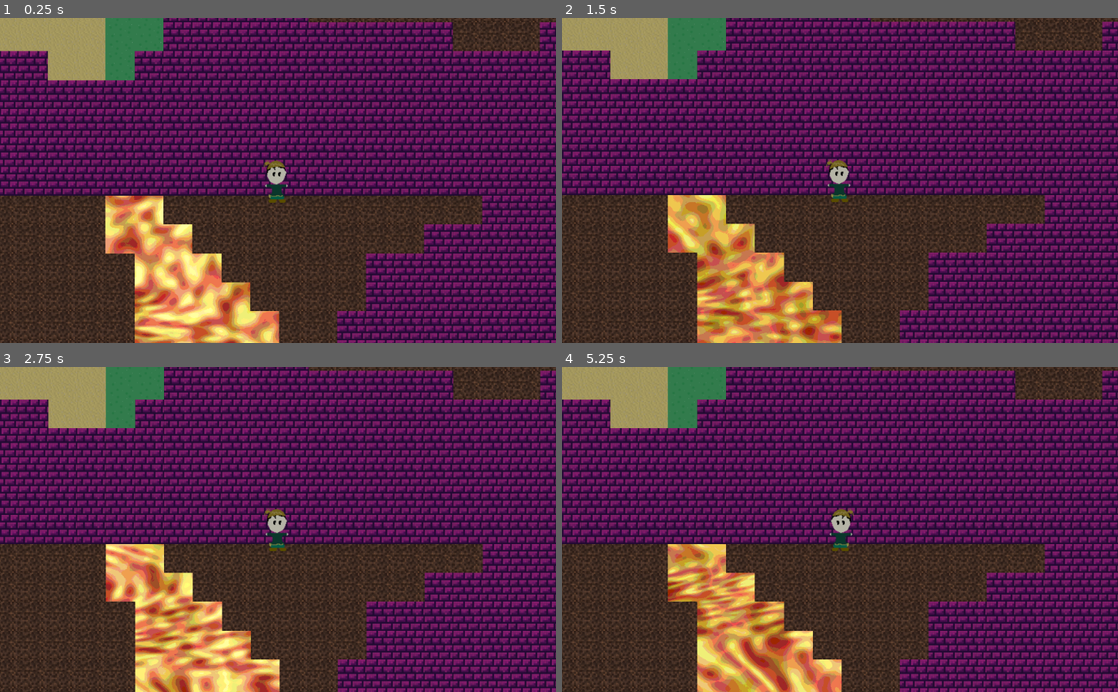
Above: before the commit, frames 1-4 (two rows, left to right).
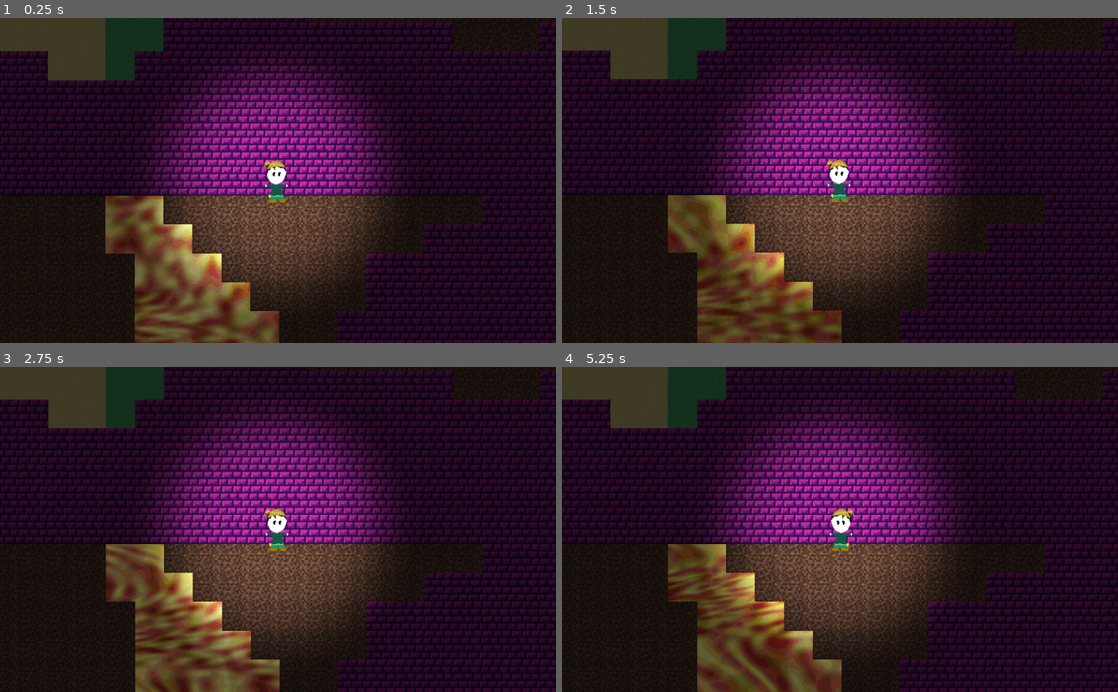
Above: after the commit, the same moments.

Repository: anhcraft/Dungeon
Game: Godot game, scene res://Main.tscn
The game is run twice, just before and just after one commit, with the same random seed, the same clock (stepped at 60 frames per second) and the same inputs.
Inputs:
- Up to frame 1 (0.25 s): no input
- Up to frame 2 (1.5 s): hold Right (ui_right) 0.53-1.28 s; hold Down (ui_down) from 1.28 s (still down)
- Up to frame 3 (2.75 s): release Down (ui_down) at 2.03 s; hold Right (ui_right) from 2.03 s (still down)
- Up to frame 4 (5.25 s): release Right (ui_right) at 2.78 s; hold Up (ui_up) 2.78-3.53 s; hold Left (ui_left) 3.53-5.03 s; hold Down (ui_down) from 5.03 s (still down)

The runs differ from the first frame. In frame 1, 87% of the frame differs, in the area x 0-100%, y 0-100%; in frame 2, 87%; in frame 3, 87%; in frame 4, 87%.

Commit message:
Added flashlight

Diff:
--- a/Main.tscn
+++ b/Main.tscn
@@ -12,6 +12,5 @@
 [node name="PlayerController" parent="." instance=ExtResource( 2 )]
 
 [node name="Ambient" type="CanvasModulate" parent="."]
-color = Color( 0.780392, 0.780392, 0.780392, 1 )
 
 [node name="CanvasLayer" type="CanvasLayer" parent="."]
--- a/entity/PlayerController.gd
+++ b/entity/PlayerController.gd
@@ -1,7 +1,7 @@
 extends KinematicBody2D
 
 func _physics_process(delta):
-	var speed = 500
+	var speed = 1000
 	var velocity = Vector2()
 
 	if $"/root/Player".spot_block != null:
@@ -10,9 +10,16 @@
 		if m == blocks.SAND:
 			speed *= 0.8
 		elif m == blocks.WATER:
-			speed *= 0.6
+			speed *= 0.4
 		elif m == blocks.LAVA:
-			speed *= 0.4
+			speed *= 0.3
+
+		if $"/root/Player".spot_block.in_cave:
+			$"../Ambient".color = Color(0.3, 0.3, 0.3);
+			$Flashlight.visible = true;
+		else:
+			$"../Ambient".color = Color(1.0, 1.0, 1.0);
+			$Flashlight.visible = false;
 
 	if Input.is_action_pressed("ui_left"):
 		velocity.x = -speed
--- a/entity/PlayerController.tscn
+++ b/entity/PlayerController.tscn
@@ -1,7 +1,8 @@
-[gd_scene load_steps=3 format=2]
+[gd_scene load_steps=4 format=2]
 
 [ext_resource path="res://assets/player.png" type="Texture" id=1]
 [ext_resource path="res://entity/PlayerController.gd" type="Script" id=2]
+[ext_resource path="res://assets/spot.png" type="Texture" id=3]
 
 [node name="PlayerController" type="KinematicBody2D"]
 scale = Vector2( 1.5, 1.5 )
@@ -18,3 +19,7 @@
 
 [node name="Sprite" type="Sprite" parent="."]
 texture = ExtResource( 1 )
+
+[node name="Flashlight" type="Light2D" parent="."]
+texture = ExtResource( 3 )
+texture_scale = 5.0
Binary file added: assets/spot.png
Not shown, added: assets/spot.png.import
